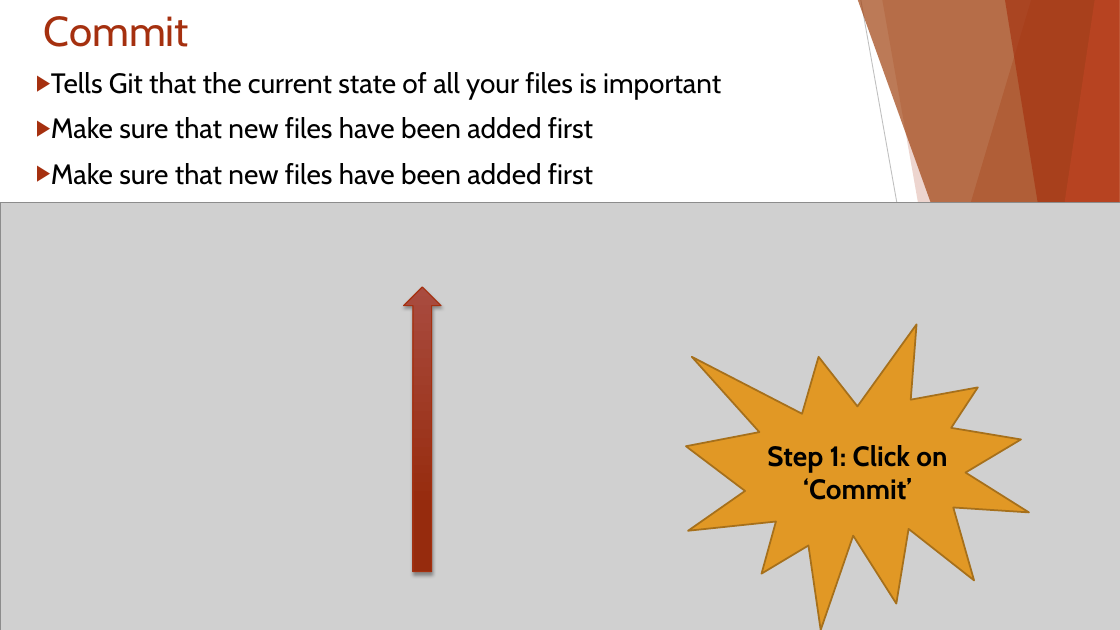
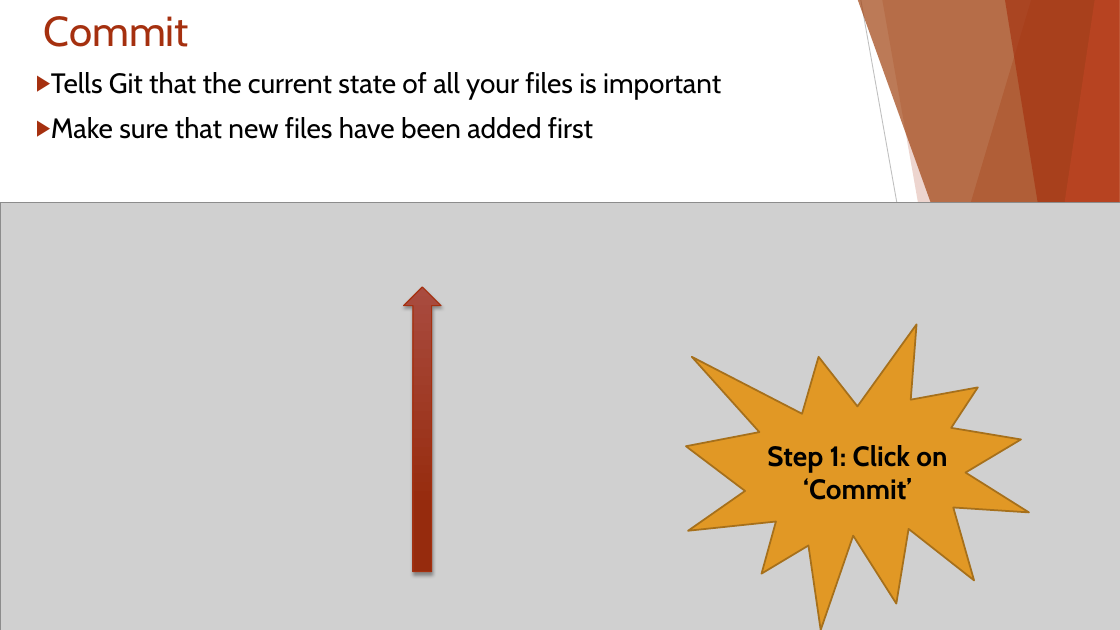
Before and after one commit to ICI3D/Sandbox, a slide deck: slide 11 of IntroToGitHub&SmartGit-v3.1.pptx. Drawn at 1120x630 pixels with LibreOffice and Linux fonts; fonts in the diff are those of the drawing; grey boxes stand for pictures. Boxes give left, top, right and bottom in pixels: in the first picture for what was removed or moved away, otherwise in the second. Text is boxed around its words. In the diff, an @@ line names an element or a change of style, - is before the commit and + after.

```diff
--- a/IntroToGitHub&SmartGit-v3.1.pptx
+++ b/IntroToGitHub&SmartGit-v3.1.pptx
@@ text at (51, 163, 593, 185): paragraph removed @@
-▶ Make sure that new files have been added first
```
Also in this commit, not shown: 6 other slides changed, 1 other file.
